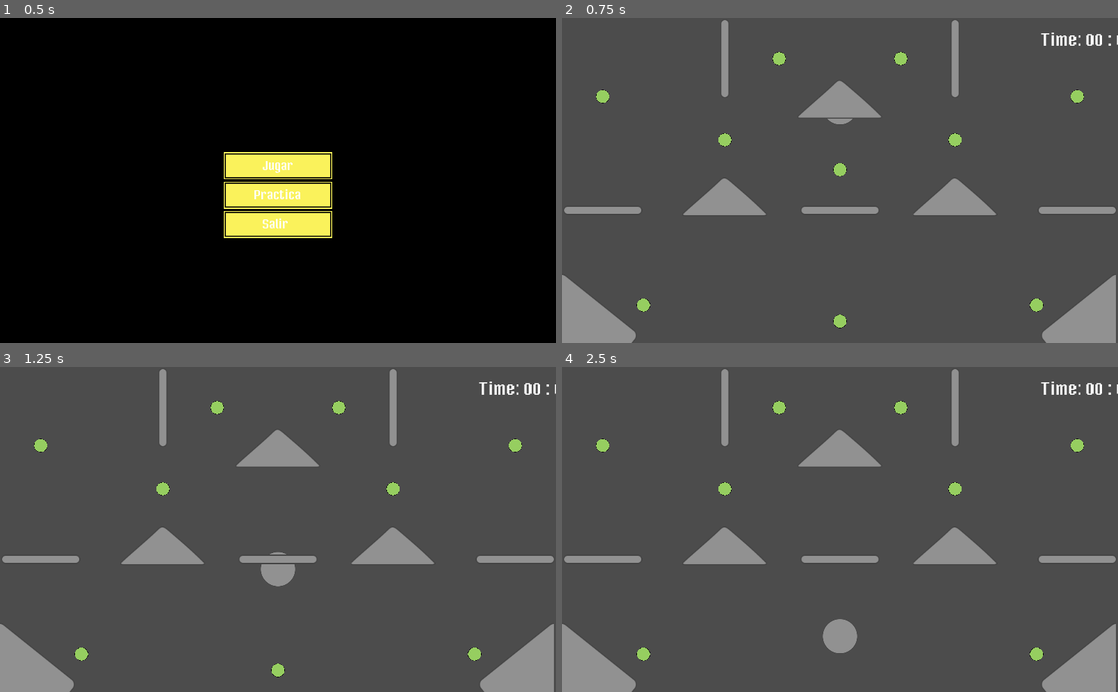
Above: before the commit, frames 1-4 (two rows, left to right).
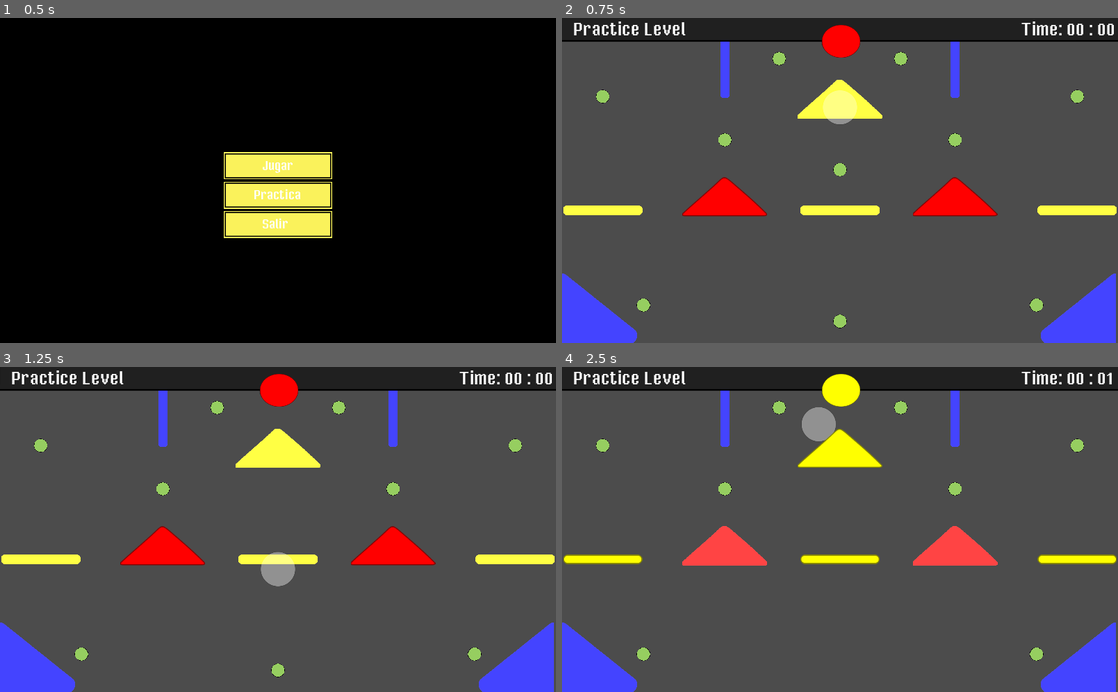
Above: after the commit, the same moments.

Repository: jromano743/final-project-P3
Game: Godot game, scene res://Scenes/MainMenu.tscn
Two runs of this game, one before a commit and one after it. Both use one fixed random seed, a clock stepped at 60 frames per second and the inputs below.
Inputs:
- Up to frame 1 (0.5 s): no input
- Up to frame 2 (0.75 s): click "Practica" at 0.5 s
- Up to frame 3 (1.25 s): no input
- Up to frame 4 (2.5 s): hold W (blue_button) 1.28-2.03 s; tap Q (red_button) at 1.55, 2.1 s; tap E (yellow_button) at 2.3 s

Frame 1 is identical in both runs. In frame 2, 16% of the frame differs, in the area x 0-100%, y 0-100%; in frame 3, 16%; in frame 4, 17%.
Error before the commit: Invalid set index 'text' (on base: 'null instance') with value of type 'String'. (res://Scripts/GameManager.gd:59)

Commit message:
HUD configurado al 100%

Diff:
--- a/Final_project_P3/Scenes/HUD.tscn
+++ b/Final_project_P3/Scenes/HUD.tscn
@@ -1,8 +1,8 @@
-[gd_scene load_steps=7 format=2]
+[gd_scene load_steps=8 format=2]
 
 [ext_resource path="res://Fonts/Mister Pixel Regular.otf" type="DynamicFontData" id=1]
 [ext_resource path="res://Scenes/Timer.tscn" type="PackedScene" id=2]
-[ext_resource path="res://Scripts/HUD.gd" type="Script" id=4]
+[ext_resource path="res://Scripts/HUDArea.gd" type="Script" id=3]
 [ext_resource path="res://Sprites/Ball.png" type="Texture" id=5]
 [ext_resource path="res://Sprites/HUD.png" type="Texture" id=6]
 
@@ -10,8 +10,10 @@
 size = 32
 font_data = ExtResource( 1 )
 
-[node name="HUD" type="Node"]
-script = ExtResource( 4 )
+[sub_resource type="RectangleShape2D" id=2]
+extents = Vector2( 515, 33 )
+
+[node name="HUD" type="Node2D"]
 
 [node name="Bar" type="NinePatchRect" parent="."]
 modulate = Color( 0.223529, 0.223529, 0.223529, 1 )
@@ -23,9 +25,9 @@
 }
 
 [node name="Circle" type="NinePatchRect" parent="."]
-margin_left = 477.575
+margin_left = 479.0
 margin_top = 13.0
-margin_right = 547.575
+margin_right = 549.0
 margin_bottom = 73.0
 texture = ExtResource( 5 )
 __meta__ = {
@@ -37,10 +39,10 @@
 anchor_top = 0.5
 anchor_right = 0.5
 anchor_bottom = 0.5
-margin_left = 318.0
-margin_top = -295.0
-margin_right = 482.0
-margin_bottom = -262.0
+margin_left = 845.0
+margin_top = 5.0
+margin_right = 1017.0
+margin_bottom = 38.0
 custom_fonts/font = SubResource( 1 )
 text = "Time: 00 : 00"
 
@@ -49,10 +51,10 @@
 anchor_top = 0.5
 anchor_right = 0.5
 anchor_bottom = 0.5
-margin_left = 63.0
-margin_top = -295.0
-margin_right = 174.0
-margin_bottom = -262.0
+margin_left = 600.0
+margin_top = 5.0
+margin_right = 711.0
+margin_bottom = 38.0
 custom_fonts/font = SubResource( 1 )
 text = "Lives: 5"
 script = null
@@ -62,10 +64,19 @@
 anchor_top = 0.5
 anchor_right = 0.5
 anchor_bottom = 0.5
-margin_left = -492.0
-margin_top = -295.0
-margin_right = -380.0
-margin_bottom = -262.0
+margin_left = 20.0
+margin_top = 5.0
+margin_right = 132.0
+margin_bottom = 38.0
 custom_fonts/font = SubResource( 1 )
 text = "Level: 1"
 script = null
+
+[node name="HUDArea" type="Area2D" parent="."]
+script = ExtResource( 3 )
+
+[node name="CollisionShape2D" type="CollisionShape2D" parent="HUDArea"]
+position = Vector2( 512, 33 )
+shape = SubResource( 2 )
+[connection signal="body_entered" from="HUDArea" to="HUDArea" method="_on_HUDArea_body_entered"]
+[connection signal="body_exited" from="HUDArea" to="HUDArea" method="_on_HUDArea_body_exited"]
--- a/Final_project_P3/Scenes/Level0.tscn
+++ b/Final_project_P3/Scenes/Level0.tscn
@@ -6,8 +6,8 @@
 [ext_resource path="res://Scenes/Elements/ShorRectStand.tscn" type="PackedScene" id=4]
 [ext_resource path="res://Scenes/Elements/SideTriangle.tscn" type="PackedScene" id=5]
 [ext_resource path="res://Scenes/Elements/Item.tscn" type="PackedScene" id=6]
+[ext_resource path="res://Scenes/HUD.tscn" type="PackedScene" id=7]
 [ext_resource path="res://Scenes/Elements/Triangle.tscn" type="PackedScene" id=8]
-[ext_resource path="res://Scenes/Timer.tscn" type="PackedScene" id=9]
 [ext_resource path="res://Scenes/Elements/ShortRectangle.tscn" type="PackedScene" id=10]
 
 [sub_resource type="RectangleShape2D" id=1]
@@ -187,13 +187,5 @@
 [node name="Item10" parent="Items" instance=ExtResource( 6 )]
 position = Vector2( 400, 75 )
 
-[node name="Label" parent="." instance=ExtResource( 9 )]
-anchor_left = 0.5
-anchor_top = 0.5
-anchor_right = 0.5
-anchor_bottom = 0.5
-margin_left = 880.0
-margin_top = 25.0
-margin_right = 996.0
-margin_bottom = 58.0
+[node name="HUD" parent="." instance=ExtResource( 7 )]
 [connection signal="body_exited" from="GameZone" to="GameManager" method="_on_GameZone_body_exited"]
--- a/Final_project_P3/Scenes/Level1.tscn
+++ b/Final_project_P3/Scenes/Level1.tscn
@@ -13,9 +13,39 @@
 [sub_resource type="RectangleShape2D" id=1]
 extents = Vector2( 621.848, 369.335 )
 
+[sub_resource type="GDScript" id=2]
+script/source = "extends Node
+
+
+# Declare member variables here. Examples:
+# var a = 2
+# var b = \"text\"
+
+var bar #Barra
+var circle #Circulo
+var lives #Vidas
+var level #Level
+
+# Called when the node enters the scene tree for the first time.
+func _ready():
+	bar = get_node(\"./Bar\")
+	circle = get_node(\"./Circle\")
+	lives = get_node(\"./Lives\")
+	level = get_node(\"./Level\")
+
+
+	print(bar)
+	print(circle)
+	print(lives)
+	print(level.text)
+
+
+# Called every frame. 'delta' is the elapsed time since the previous frame.
+#func _process(delta):
+#	pass
+"
+
 [node name="Level1" type="Node2D"]
-
-[node name="HUD" parent="." instance=ExtResource( 9 )]
 
 [node name="Ball" parent="." instance=ExtResource( 1 )]
 position = Vector2( 512, 150 )
@@ -135,6 +165,9 @@
 
 [node name="Item10" parent="Items" instance=ExtResource( 6 )]
 position = Vector2( 400, 75 )
+
+[node name="HUD" type="Node2D" parent="." instance=ExtResource( 9 )]
+script = SubResource( 2 )
 [connection signal="body_entered" from="WinGate" to="WinGate" method="_on_WinGate_body_entered"]
 [connection signal="win_game" from="GameManager" to="WinGate" method="_on_GameManager_win_game"]
 [connection signal="body_exited" from="GameZone" to="GameManager" method="_on_GameZone_body_exited"]
--- a/Final_project_P3/Scripts/Ball.gd
+++ b/Final_project_P3/Scripts/Ball.gd
@@ -5,14 +5,10 @@
 # var a = 2
 # var b = "text"
 var init_position
-var rb
 
 # Called when the node enters the scene tree for the first time.
 func _ready():
 	init_position = self.global_transform
-	var rb = get_node(".")
-
 
 func resetPosition():
-	#rb.linear_velocity = Vector2.ZERO
 	global_transform.origin = init_position.get_origin()
--- a/Final_project_P3/Scripts/GameManager.gd
+++ b/Final_project_P3/Scripts/GameManager.gd
@@ -26,7 +26,8 @@
 #Flag
 var change_level
 
-#Hud items
+#Hud - Hud items
+var hud
 var hud_lives
 var hud_circle
 var hud_time
@@ -38,6 +39,7 @@
 func _ready():
 	setup_level()
 
+#Configuracion inicial del nivel
 func setup_level():
 	current_level = get_tree().get_current_scene().get_name()
 	current_level_number = int(current_level[5])
@@ -50,6 +52,7 @@
 	ball = get_parent().get_node("Ball")
 
 	#HUD
+	hud = get_node("/root/"+current_level+"/HUD")
 	hud_time = get_node("/root/"+current_level+"/HUD/Time")
 	hud_lives = get_node("/root/"+current_level+"/HUD/Lives")
 	hud_circle = get_node("/root/"+current_level+"/HUD/Circle")
@@ -75,12 +78,17 @@
 	activeWall(red_walls)
 	red_walls.modulate = Color(2,0,0,1)
 
+	if(current_level_number == 0):
+		hud_level.text = "Practice Level"
+		hud_lives.text = " "
+
 	#Load data
-	if(int(current_level[5]) > 1):
+	if(current_level_number > 1):
 		loadData()
 		hud_time.set_time(current_Time)
 		hud_lives.text = "Lives: " + str(lives)
 
+#Carga de datos (si existen), para el nivel
 func loadData() -> bool:
 	var save_data = File.new()
 	if not save_data.file_exists("user://game_save/levels/data.save"):
@@ -101,6 +109,7 @@
 	print(current_level+": JUEGO CARGADO")
 	return true
 
+#Guarda los datos del nivel
 func saveData() -> void:
 	var file = File.new()#Almacena la informacion
 	var directory: Directory = Directory.new()#indica donde se guardara la informacion
@@ -118,6 +127,7 @@
 
 	file.close()
 
+#Crea el diccionario para guardar los datos del nivel
 func make_data():
 	var save_dic: Dictionary = {
 		"filename": filename,
@@ -127,6 +137,7 @@
 
 	return save_dic
 
+#Eventos de entrada
 func _input(event):
 	if event.is_action_pressed("red_button"):
 		activeWall(red_walls)
@@ -147,7 +158,7 @@
 		change_level = true
 		get_tree().change_scene("res://Scenes/MainMenu.tscn")
 
-
+#Deshabilita los muros (color y colisiones)
 func disableWalls():
 	blue_walls.modulate = Color(0,0,255,0.1)
 	red_walls.modulate = Color(255,0,0,0.1)
@@ -157,11 +168,13 @@
 	changeLayerMask(red_walls, 2)
 	changeLayerMask(yellow_walls, 2)
 
+#Habilitas los muros (color y colisiones)
 func activeWall(wall):
 	disableWalls()
 	changeLayerMask(wall, 1)
 	wall.visible = true
 
+#Cambia el valor de la layermask
 func changeLayerMask(wall, mask):
 	var nodes = wall.get_children()
 	for i in nodes:
@@ -169,6 +182,7 @@
 		for j in sub_nodes:
 			j.set_collision_mask(mask)
 
+#Evento que se activa cuando un item es recolectado
 func _on_Item_item_collected():
 	items = items -1
 	var items_left = "Señal recibida - Items faltantes: " + String(items)
@@ -176,7 +190,7 @@
 	if(items <= 0):
 		emit_signal("win_game")
 
-#Programar el cambio de escena del juego
+#Evento realiza el cambio de escena del juego (otorga una vida, guarda los datos y cambia el nivel)
 func _on_WinGate_end_level():
 	change_level = true
 	lives += 1
@@ -186,6 +200,7 @@
 		get_tree().change_scene("res://Scenes/Level"+str(next_level)+".tscn")
 	print("Juego terminado")
 
+#Evento que establece el tiempo del game manager con el mismo del reloj (reloj->manager)
 func set_Final_Time(time):
 	current_Time = time
 	var secs = fmod(current_Time, 60)
@@ -196,6 +211,7 @@
 
 	print(current_Time)
 
+#Evento que se activa cuando la pelota abandona el area 2D
 func _on_GameZone_body_exited(body):
 	if(not change_level):
 		body.linear_velocity = Vector2.ZERO
--- a/Final_project_P3/Scripts/HUD.gd
+++ /dev/null
@@ -1,29 +0,0 @@
-extends Node
-
-
-# Declare member variables here. Examples:
-# var a = 2
-# var b = "text"
-
-var bar #Barra
-var circle #Circulo
-var lives #Vidas
-var level #Level
-
-# Called when the node enters the scene tree for the first time.
-func _ready():
-	bar = get_node("./Bar")
-	circle = get_node("./Circle")
-	lives = get_node("./Lives")
-	level = get_node("./Level")
-
-
-	print(bar)
-	print(circle)
-	print(lives)
-	print(level.text)
-
-
-# Called every frame. 'delta' is the elapsed time since the previous frame.
-#func _process(delta):
-#	pass
--- /dev/null
+++ b/Final_project_P3/Scripts/HUDArea.gd
@@ -0,0 +1,24 @@
+extends Node
+
+
+# Declare member variables here. Examples:
+# var a = 2
+# var b = "text"
+var hud
+
+# Called when the node enters the scene tree for the first time.
+func _ready():
+	var current_level = get_tree().get_current_scene().get_name()
+	hud = get_node("/root/"+str(current_level)+"/HUD")
+
+
+
+
+func _on_HUDArea_body_entered(body):
+	if body.get_parent().is_in_group("Player"):
+		hud.modulate = Color(1,1,1,0.1)
+
+
+func _on_HUDArea_body_exited(body):
+	if body.get_parent().is_in_group("Player"):
+		hud.modulate = Color(1,1,1,1)
--- a/Final_project_P3/Scripts/Item.gd
+++ b/Final_project_P3/Scripts/Item.gd
@@ -2,16 +2,14 @@
 
 signal item_collected
 
-# Called when the node enters the scene tree for the first time.
+#Conecta la señal del item con la del game manager
 func _ready():
 	var current_level = get_tree().get_current_scene().get_name()
-	#print("Nivel del item: "+str(current_level))
 	var node_game_manager = get_node("/root/"+str(current_level)+"/GameManager")
 	connect("item_collected", node_game_manager, "_on_Item_item_collected")
 
-
+#Envia la señal cuando la pelota atraviesa el item
 func _on_Area2D_body_entered(body):
 	if body.get_parent().is_in_group("Player"):
-		#print("Señal del item enviada")
 		emit_signal("item_collected")
 		queue_free()
--- a/Final_project_P3/Scripts/Menu.gd
+++ b/Final_project_P3/Scripts/Menu.gd
@@ -4,7 +4,7 @@
 func _ready():
 	pass # Replace with function body.
 
-
+#Botones del menu
 func _on_Jugar_pressed():
 	get_tree().change_scene("res://Scenes/Level1.tscn")
 
--- a/Final_project_P3/Scripts/TimerController.gd
+++ b/Final_project_P3/Scripts/TimerController.gd
@@ -4,12 +4,11 @@
 var time_on = true
 var current_level
 
-# Called when the node enters the scene tree for the first time.
-
 func _ready():
-		current_level = get_tree().get_current_scene().get_name()
+	current_level = get_tree().get_current_scene().get_name()
 
 func _process(delta):
+	#Mientras el reloj funcione, lo actualiza
 	if(time_on):
 		time += delta;
 
@@ -19,17 +18,22 @@
 	var time_passed = "Time: %02d : %02d" % [mins, secs]
 	text = time_passed
 
+#Enciende el reloj
 func _on_Time_Start():
 	time_on = true
 
+#Apaga el reloj
 func _on_Time_Stop():
 	time_on = false
 
+#Reinicia el reloj
 func _on_Time_Reset():
 	time = 0
 
+#Devuelve el tiempo actual del reloj
 func get_time():
 	return time
 
+#Establece el tiempo actual
 func set_time(curren_time):
 	time = curren_time
Not shown: 1 places in Final_project_P3/Scenes/Level1.tscn that only renumber resources
